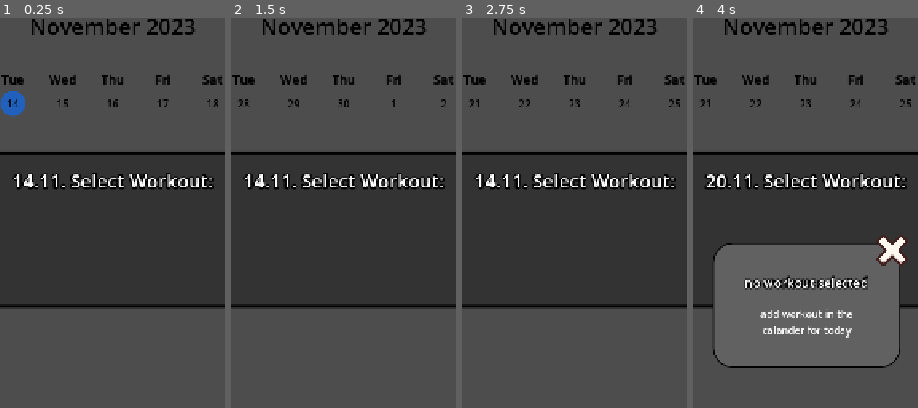
Above: before the commit, frames 1-4 (left to right).
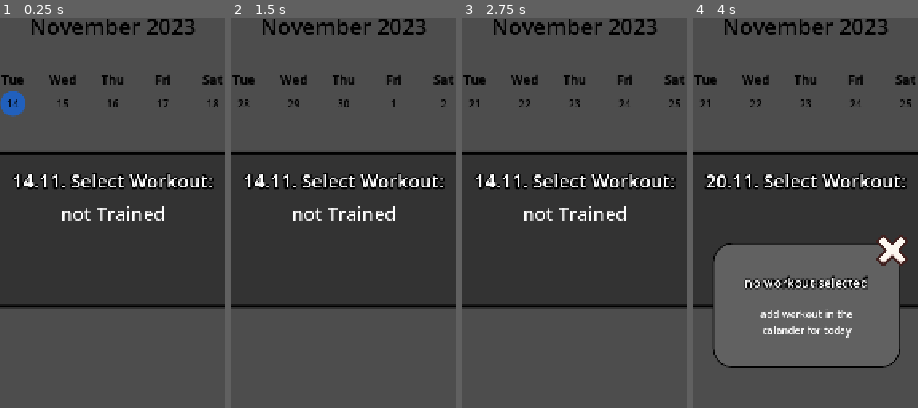
Above: after the commit, the same moments.

Repository: derdrache/Calisthenics-App
Game: Godot game, scene res://main_menu_page/main_menu.tscn
Same seed, same stepped clock (60 frames per second), same inputs: the game is played once before the commit and once after it. The engine's default icon, where the game draws it, is replaced by a stand-in: a white triangle on a blue panel in a dark square.
Inputs (mouse positions are % of the whole screen's width and height, from its top left):
- Up to frame 1 (0.25 s): no input
- Up to frame 2 (1.5 s): click (93, 18) at 0.5 s; click (93, 18) at 1.25 s
- Up to frame 3 (2.75 s): click (7, 18) at 2 s
- Up to frame 4 (4 s): click (17, 19) at 2.77 s; click "SETUP" at 3.5 s
The pictures show only the part of the screen within x 25-75%, y 8-58%; the shares and areas given below are measured in that part.

The runs differ from the first frame. In frame 1, 0.6% of the frame differs, in the area x 27-73%, y 48-53%; in frame 2, 0.6%; in frame 3, 0.6%; in frame 4, nothing differs.

Commit message:
add not trained display in past days

Diff:
--- a/main_menu_page/workout_page/currentWorkoutDisplay/current_workout_display.gd
+++ b/main_menu_page/workout_page/currentWorkoutDisplay/current_workout_display.gd
@@ -4,8 +4,9 @@
 
 @onready var title: Label = %Title
 @onready var display_box: HBoxContainer = %DisplayBox
-#@onready var setup_workout_button : Button = %SetupWorkoutButton
 @onready var delete_workout_container: MarginContainer = %deleteWorkoutContainer
+@onready var scroll_container: ScrollContainer = %ScrollContainer
+@onready var not_trained_label: Label = %notTrainedLabel
 
 const TALENT_SELECTION_BUTTON = preload("res://widgets/talent_selection_button.tscn")
 const WORKOUT_SELECTION_BOX = preload("uid://b5v787yy3qjkq")
@@ -66,13 +67,21 @@
 	var workoutCollection := SaveAndLoad.load_workout_collection()
 	workoutData = workoutCollection.get_workout(date)
 
-	if workoutData: displayDate = workoutData.get_date()
+	if workoutData:
+		displayDate = workoutData.get_date()
 
 	_refresh_display()
 
 func _refresh_display() -> void:
 	for node in display_box.get_children():
 		node.queue_free()
+
+	if not HelperFunctions.is_in_future(displayDate) and not workoutData:
+		scroll_container.hide()
+		not_trained_label.show()
+	else:
+		not_trained_label.hide()
+		scroll_container.show()
 
 	_set_display()
 
--- a/main_menu_page/workout_page/currentWorkoutDisplay/current_workout_display.tscn
+++ b/main_menu_page/workout_page/currentWorkoutDisplay/current_workout_display.tscn
@@ -31,11 +31,12 @@
 theme_override_constants/margin_right = 20
 theme_override_constants/margin_bottom = 20
 
-[node name="VBoxContainer" type="VBoxContainer" parent="MarginContainer" unique_id=1160949162]
+[node name="CurrentWorkoutBox" type="VBoxContainer" parent="MarginContainer" unique_id=1160949162]
+unique_name_in_owner = true
 layout_mode = 2
 theme_override_constants/separation = 10
 
-[node name="Title" type="Label" parent="MarginContainer/VBoxContainer" unique_id=605645680]
+[node name="Title" type="Label" parent="MarginContainer/CurrentWorkoutBox" unique_id=605645680]
 unique_name_in_owner = true
 layout_mode = 2
 theme_override_colors/font_outline_color = Color(0, 0, 0, 1)
@@ -45,18 +46,26 @@
 horizontal_alignment = 1
 vertical_alignment = 1
 
-[node name="ScrollContainer" type="ScrollContainer" parent="MarginContainer/VBoxContainer" unique_id=868248399]
+[node name="ScrollContainer" type="ScrollContainer" parent="MarginContainer/CurrentWorkoutBox" unique_id=868248399]
+unique_name_in_owner = true
 layout_mode = 2
 size_flags_vertical = 3
 vertical_scroll_mode = 0
 
-[node name="DisplayBox" type="HBoxContainer" parent="MarginContainer/VBoxContainer/ScrollContainer" unique_id=1409760092]
+[node name="DisplayBox" type="HBoxContainer" parent="MarginContainer/CurrentWorkoutBox/ScrollContainer" unique_id=1409760092]
 unique_name_in_owner = true
 custom_minimum_size = Vector2(125, 125)
 layout_mode = 2
 size_flags_horizontal = 4
 size_flags_vertical = 4
 theme_override_constants/separation = 10
+
+[node name="notTrainedLabel" type="Label" parent="MarginContainer/CurrentWorkoutBox" unique_id=473125033]
+unique_name_in_owner = true
+layout_mode = 2
+theme_override_font_sizes/font_size = 30
+text = "not Trained"
+horizontal_alignment = 1
 
 [node name="deleteWorkoutContainer" type="MarginContainer" parent="." unique_id=782768444]
 unique_name_in_owner = true
--- a/main_menu_page/workout_page/workout_main_page.tscn
+++ b/main_menu_page/workout_page/workout_main_page.tscn
@@ -127,6 +127,7 @@
 theme_override_styles/focus = SubResource("StyleBoxEmpty_6gep0")
 
 [node name="PopupWindow" parent="." unique_id=206082604 instance=ExtResource("6_bybpp")]
+visible = false
 layout_mode = 1
 title = "no workout selected"
 description = "add workout in the calander for today
